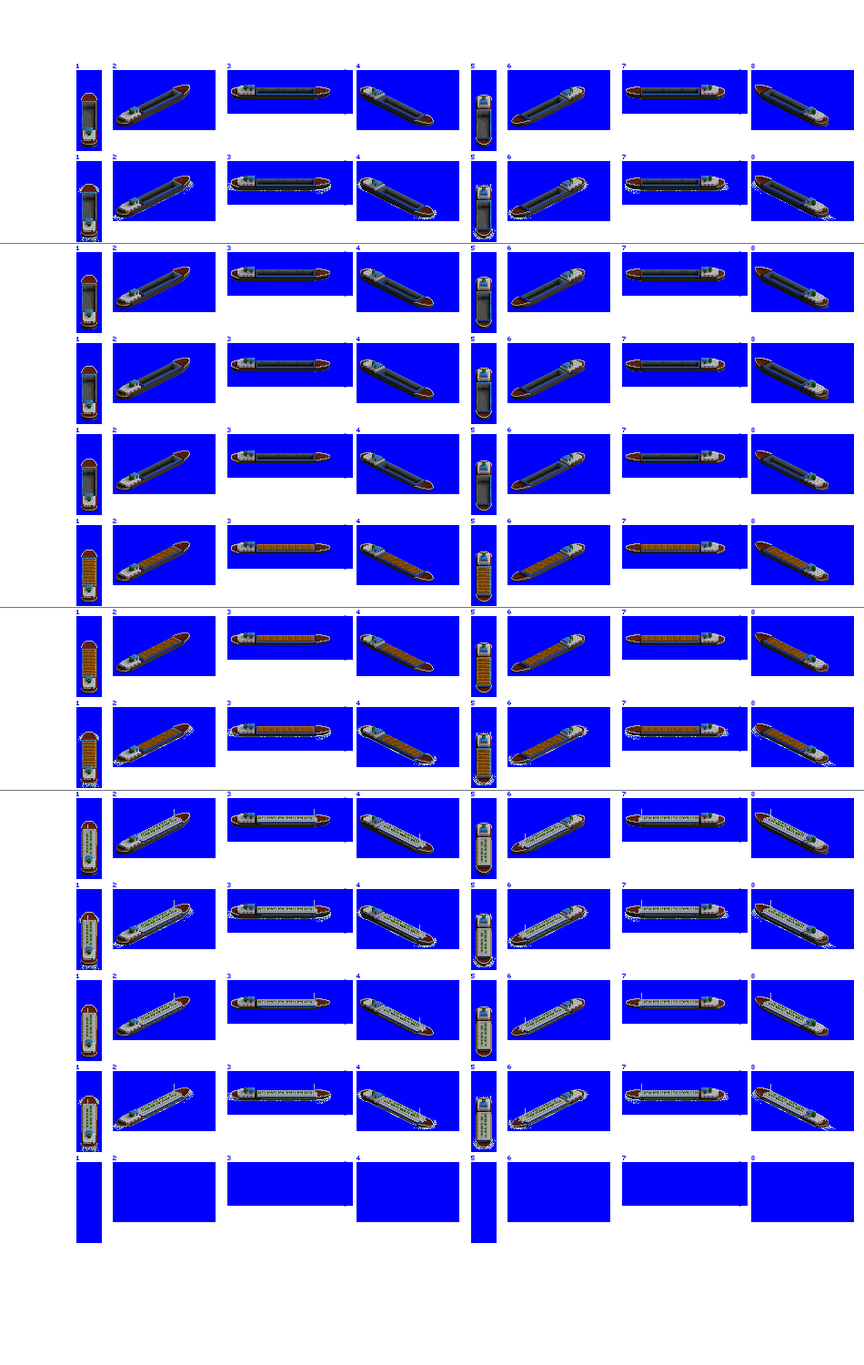
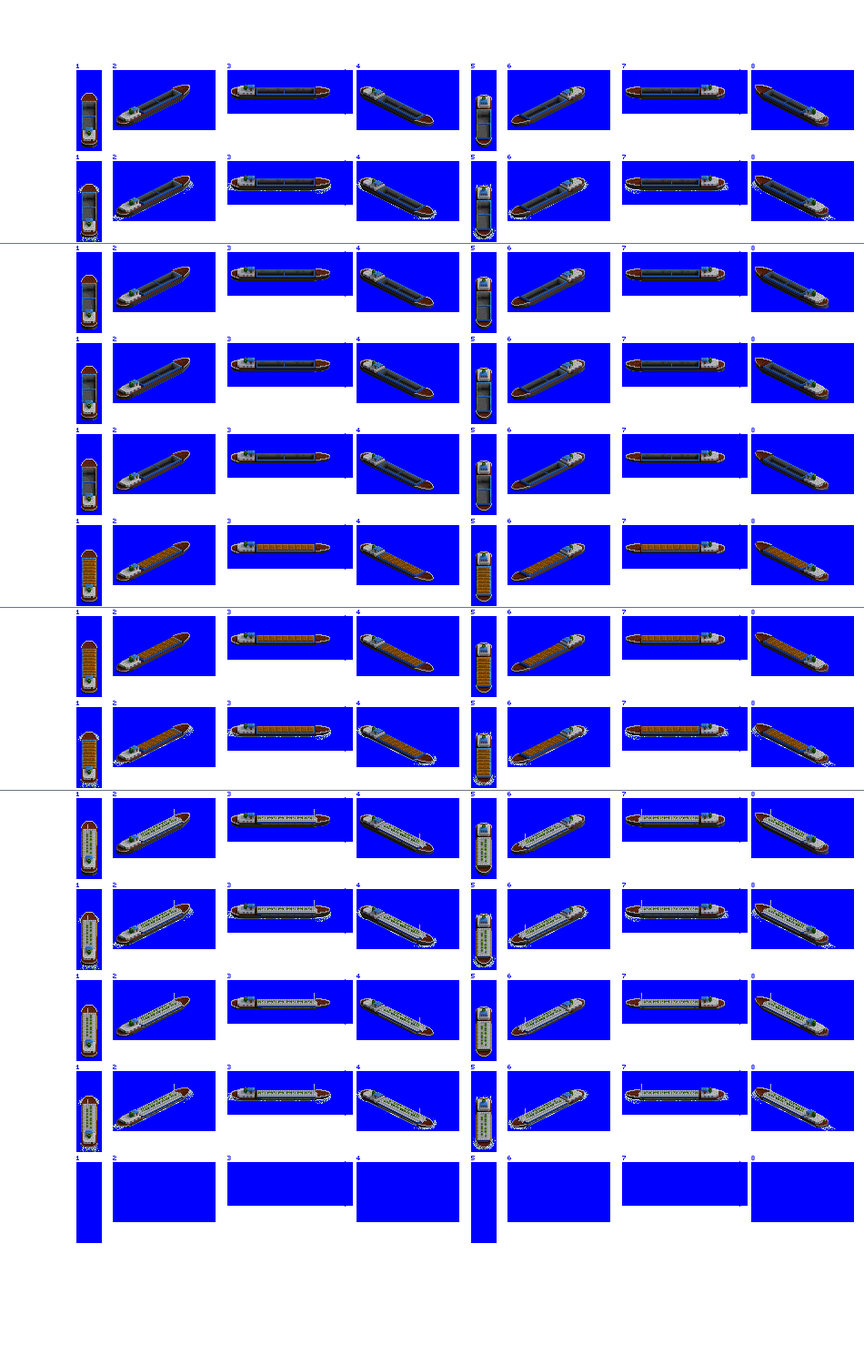
Layered file, before and after one edit (864×1365). Changes by layer:
renamed "Layer 1" to "HoldStrut", painted on it over <box>82,88,793,491</box>
